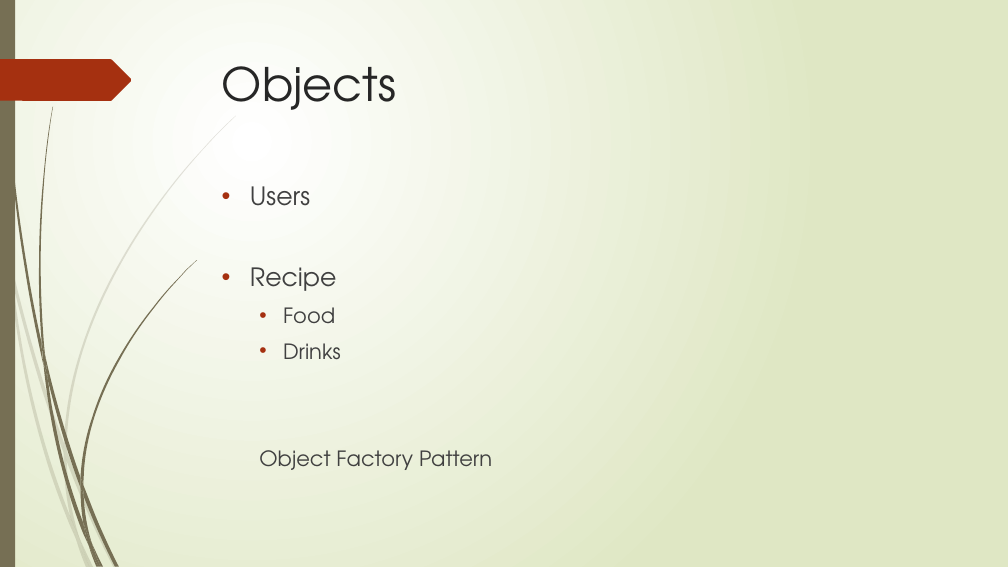
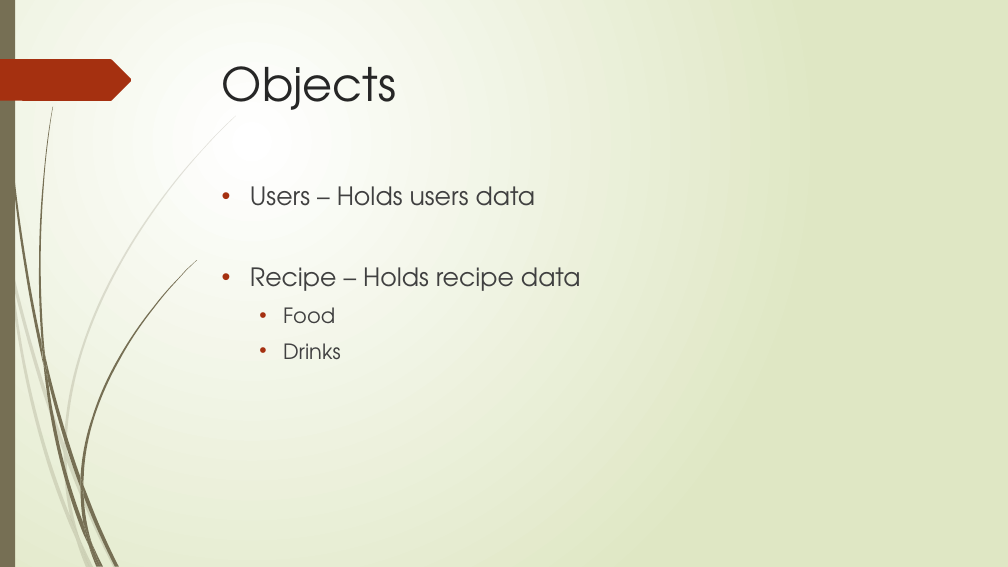
Before and after one commit to bheuju/Cooking-App, a slide deck: slide 4 of Materials/presentation.pptx. Drawn at 1008x567 pixels with LibreOffice and Linux fonts; fonts in the diff are those of the drawing. Boxes give left, top, right and bottom in pixels: in the first picture for what was removed or moved away, otherwise in the second. Text is boxed around its words. In the diff, an @@ line names an element or a change of style, - is before the commit and + after.

```diff
--- a/Materials/presentation.pptx
+++ b/Materials/presentation.pptx
@@ text at [250, 186, 581, 291]: text changed @@
-• Users
-• Recipe
+• Users – Holds users data
+• Recipe – Holds recipe data
@@ text at [259, 450, 492, 470]: paragraph removed @@
-  Object Factory Pattern
```
Also in this commit, not shown: 2 other slides changed, 1 slide added, 3 other files.
